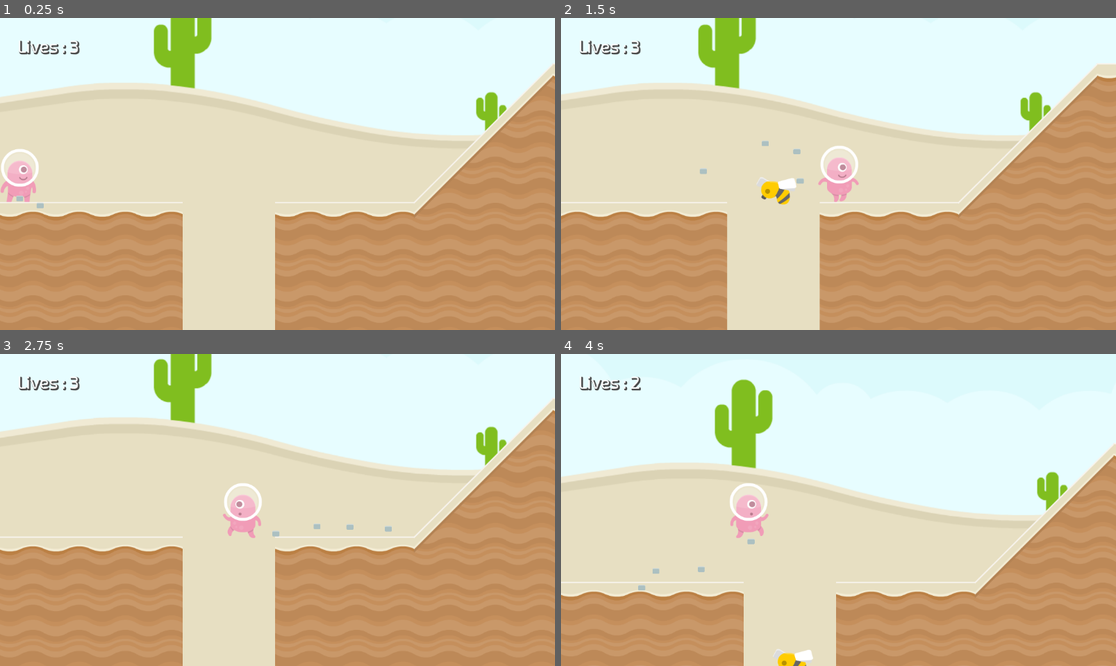
Above: before the commit, frames 1-4 (two rows, left to right).
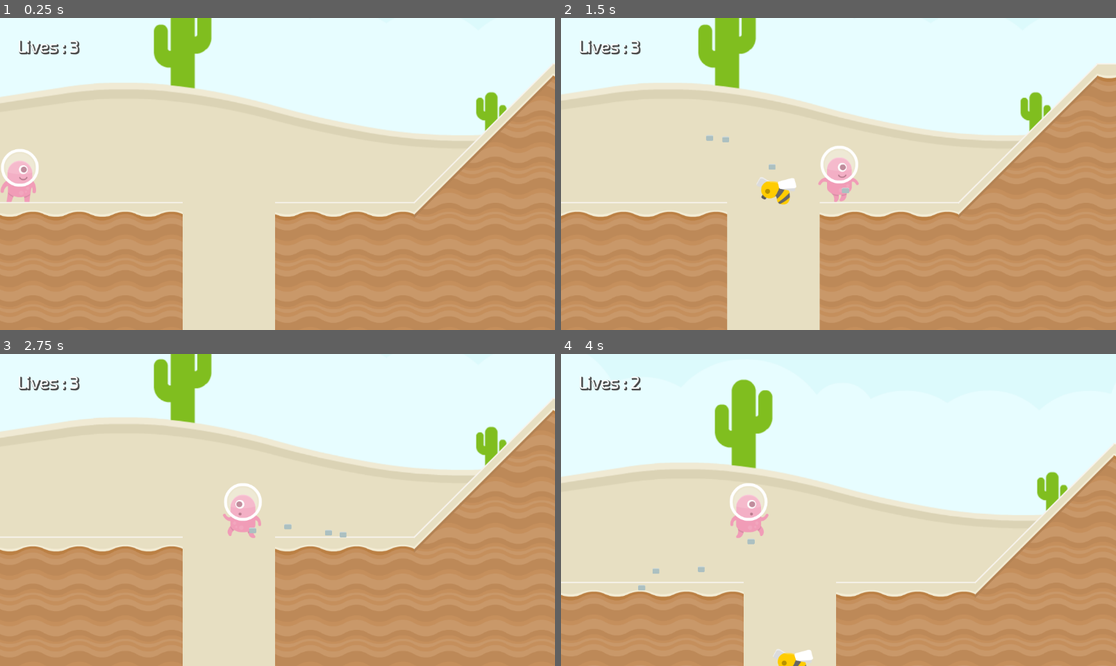
Above: after the commit, the same moments.

Repository: mmalkindi/gamedev-tutorial04
Game: Godot game, scene res://scenes/level/Level2.tscn
Same seed, same stepped clock (60 frames per second), same inputs: the game is played once before the commit and once after it. This scene is started directly instead of the project's main scene.
Inputs (mouse positions are in pixels of both pictures, inside the frame that each line leads up to):
- Up to frame 1 (0.25 s): no input
- Up to frame 2 (1.5 s): move the mouse to (960, 158) at 0.52 s; press the mouse at (960, 158) at 0.53 s; hold Right (right) from 0.53 s (still down); tap Space (jump) at 0.77 s; move the mouse to (727, 189) at 1.27 s; release the mouse at (727, 189) at 1.28 s; click (727, 189) at 1.35 s
- Up to frame 3 (2.75 s): tap Space (jump) at 1.52 s; move the mouse to (333, 441) at 2.02 s; release Right (right) at 2.03 s; press the mouse at (333, 441) at 2.03 s; hold A (left) from 2.03 s (still down)
- Up to frame 4 (4 s): move the mouse to (810, 572) at 2.77 s; release A (left) at 2.78 s; release the mouse at (810, 572) at 2.78 s; hold Right (right) from 2.78 s (still down); click (810, 572) at 2.85 s; tap Space (jump) at 3.02, 3.77 s; move the mouse to (1005, 556) at 3.52 s; press the mouse at (1005, 556) at 3.53 s

The runs differ from the first frame. In frame 1, less than 0.1% of the frame differs, in the area x 3-8%, y 57-62%; in frame 2, 0.2%; in frame 3, 0.2%, in the area x 44-71%, y 54-59%; in frame 4, nothing differs.

Commit message:
feat: change player trail particle to only appear while moving and on the floor

Diff:
--- a/scenes/level/entities/player.gd
+++ b/scenes/level/entities/player.gd
@@ -3,6 +3,8 @@
 @export var speed: int = 400
 @export var gravity: int = 1200
 @export var jump_speed: int = -400
+
+@onready var particle = $GPUParticles2D
 
 
 func get_input():
@@ -11,8 +13,15 @@
 		velocity.y = jump_speed
 	if Input.is_action_pressed("right"):
 		velocity.x += speed
-	if Input.is_action_pressed("left"):
+		if is_on_floor():
+			particle.set_emitting(true)
+	elif Input.is_action_pressed("left"):
 		velocity.x -= speed
+		if is_on_floor():
+			particle.set_emitting(true)
+	else:
+		particle.set_emitting(false)
+
 
 
 func _physics_process(delta):
